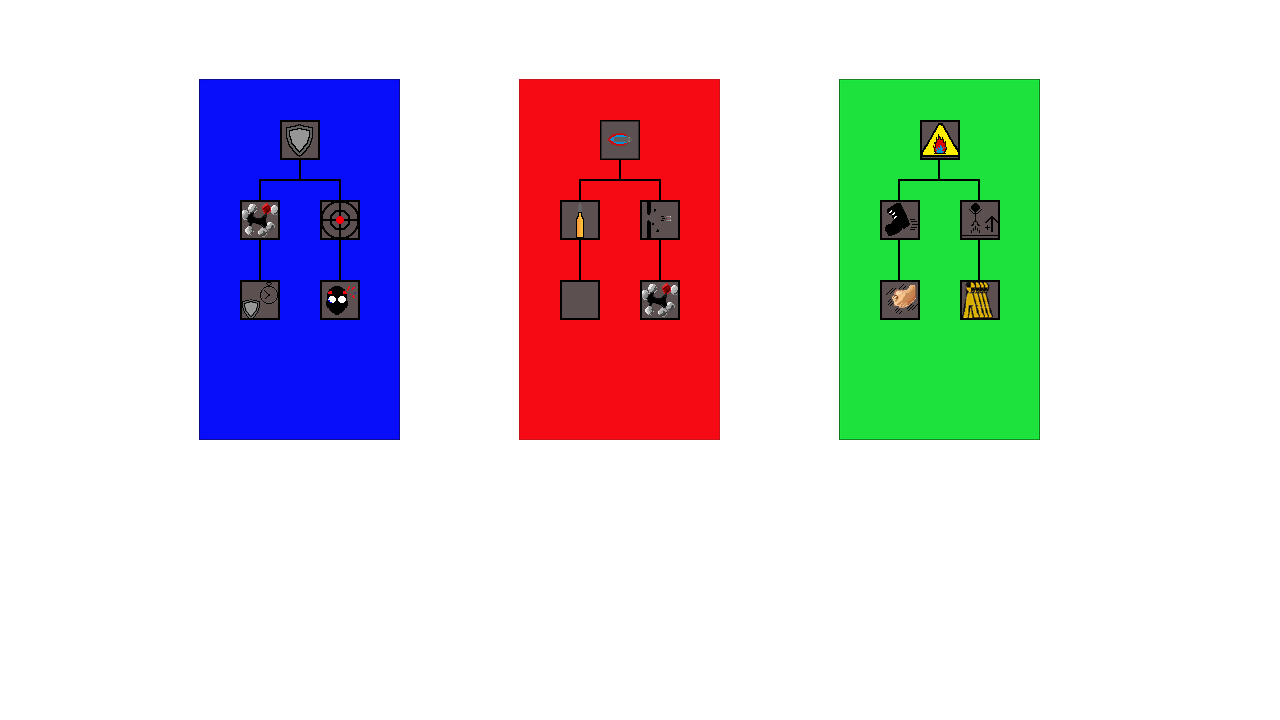
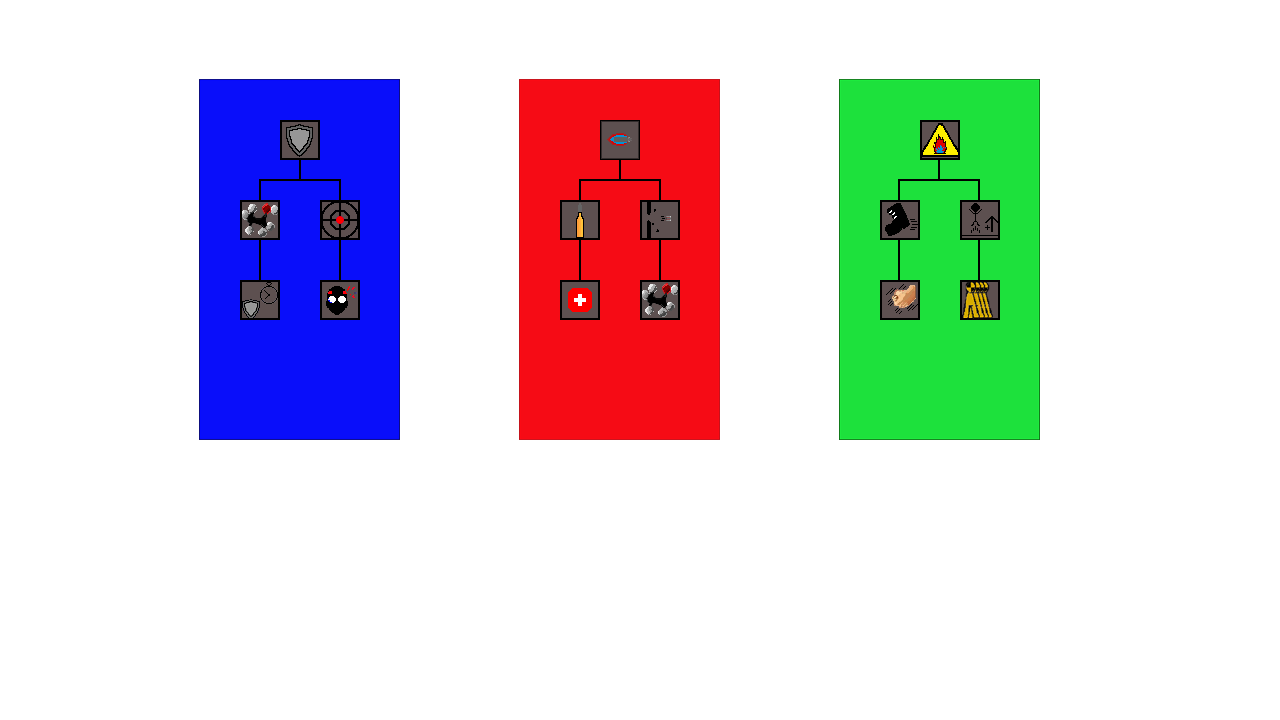
The second (1280, 720) image is a revision of the first. Changes to its layers:
renamed "Rectangle 6" to "Layer 5", painted on it over (x1=568, y1=288, x2=592, y2=312)
